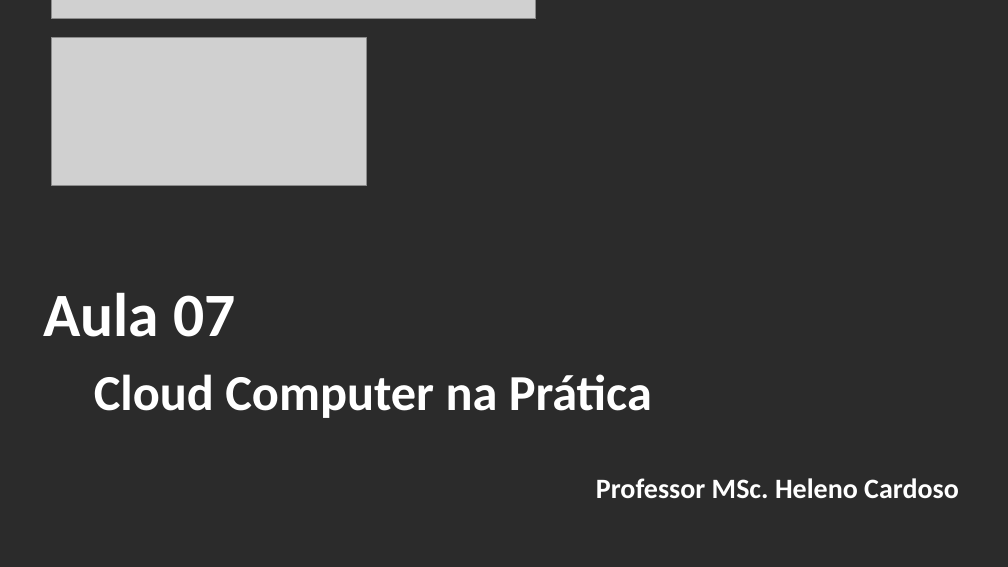
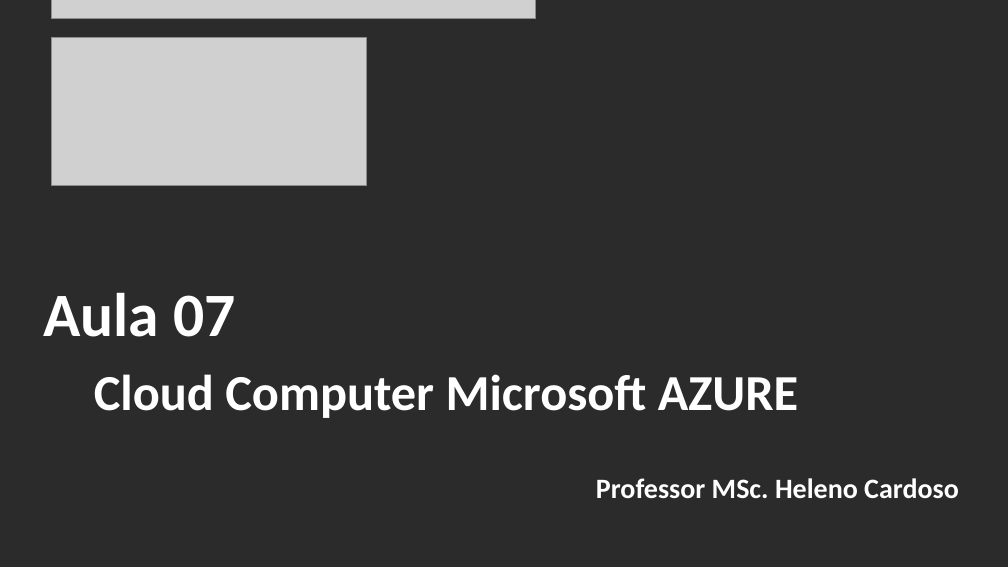
Before and after one commit to CloudEducationBrazil/WydenComputacaoNuvemWebServicesLinux, a slide deck: slide 2 of 01 Classes/Aula 07 - Computação em Nuvem e Web Services em Linux Cloud AZURE.pptx. Drawn at 1008x567 pixels with LibreOffice and Linux fonts; fonts in the diff are those of the drawing; grey boxes stand for pictures; background and template pictures are left out; a plain dark background stands for a picture behind light text. Boxes give left, top, right and bottom in pixels: in the first picture for what was removed or moved away, otherwise in the second. Text is boxed around its words. In the diff, an @@ line names an element or a change of style, - is before the commit and + after.

Commit message:
Aula 07 Cloud Computer 13042023

```diff
--- a/01 Classes/Aula 07 - Computação em Nuvem e Web Services em Linux Cloud AZURE.pptx
+++ b/01 Classes/Aula 07 - Computação em Nuvem e Web Services em Linux Cloud AZURE.pptx
@@ title at (43, 292, 798, 418): text changed @@
-Aula 07
-Cloud Computer na Prática
+Aula 07
+Cloud Computer Microsoft AZURE
```
Also in this commit, not shown: 4 other slides changed, 3 slides added, 1 slide removed, 1 other file.
